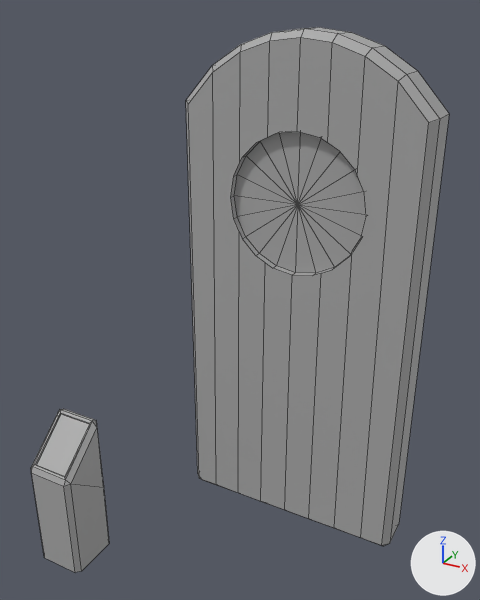
Renders of the FBX model Assets/3D/MODELOS/N3/MOD_portaSecreta_n3.fbx from each side of a commit.
Rendered twice from a camera (50 mm lens) standing at (0.0559, -0.131, 0.1213) and looking at (-0.0068, -0.017, 0.0642). Arrows for +X, +Y and +Z are at lower right; the lights stay in place. The older version comes first. Mesh edges are drawn as thin lines. Where no turn or scale is listed for an object, it has been applied to the vertices.

In view in the first picture: 'MOD_lector_n3', 'MOD_portaSecreta_n4'.
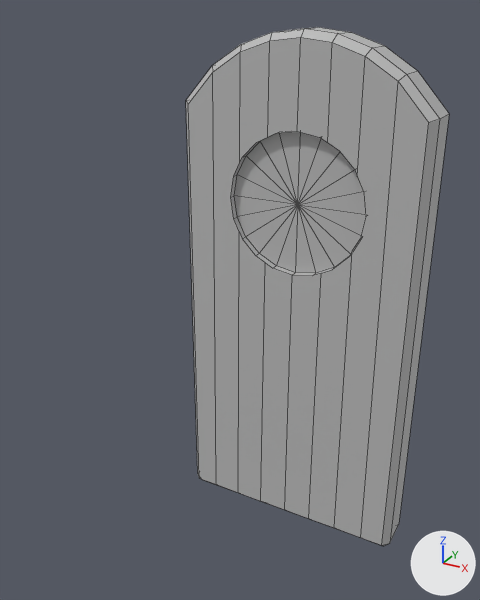
The edits, one by one:
Object 'MOD_lector_n3' (ob_mod_lector_n3) is deleted.

Boxes [x1, y1, x2, y2] around the edits, measured in the pictures (480 x 600 px):
'MOD_lector_n3', deleted: before [31, 409, 109, 572]
